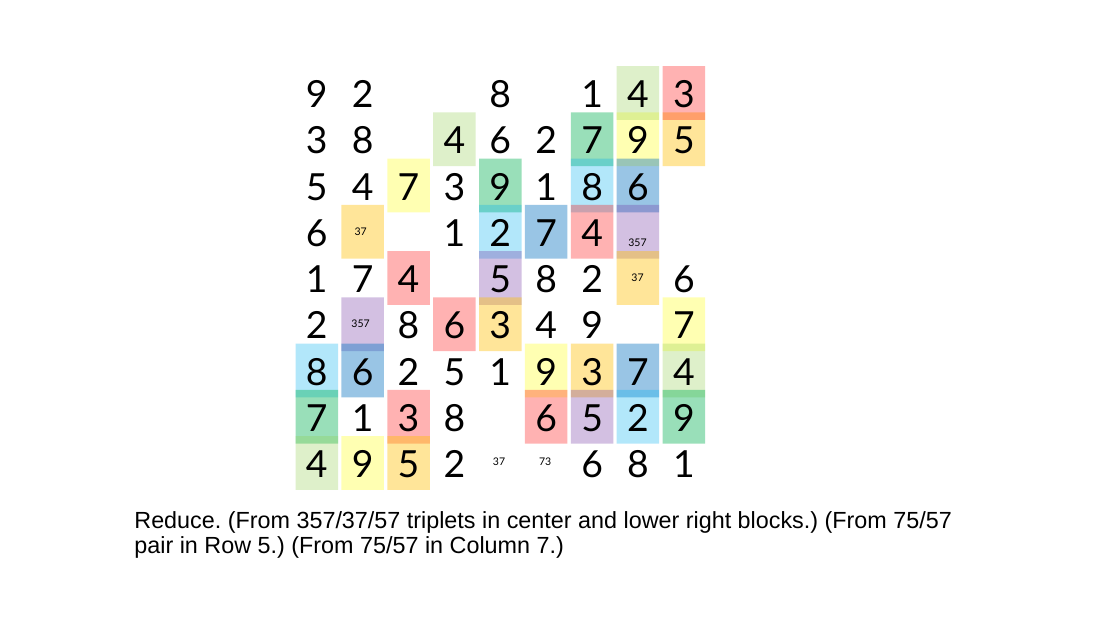
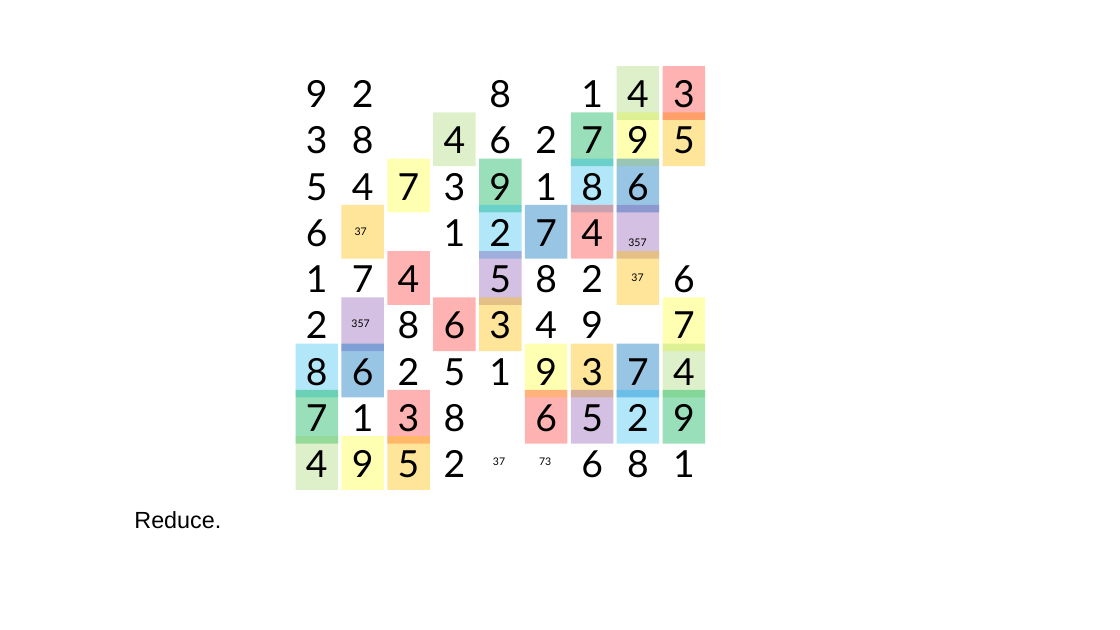
Before and after one commit to jhardis/WSJ_Number_Puzzles, a slide deck: slide 51 of 20260502_2.pptx. Drawn at 1120x630 pixels with LibreOffice and Linux fonts; fonts in the diff are those of the drawing; background and template pictures are left out. Boxes give left, top, right and bottom in pixels: in the first picture for what was removed or moved away, otherwise in the second. Text is boxed around its words. In the diff, an @@ line names an element or a change of style, - is before the commit and + after.

```diff
--- a/20260502_2.pptx
+++ b/20260502_2.pptx
@@ text at <box>134,511,221,529</box>: text changed @@
-Reduce. (From 357/37/57 triplets in center and lower right blocks.) (From 75/57 pair in Row 5.) (From 75/57 in Column 7.)
+Reduce.
```
